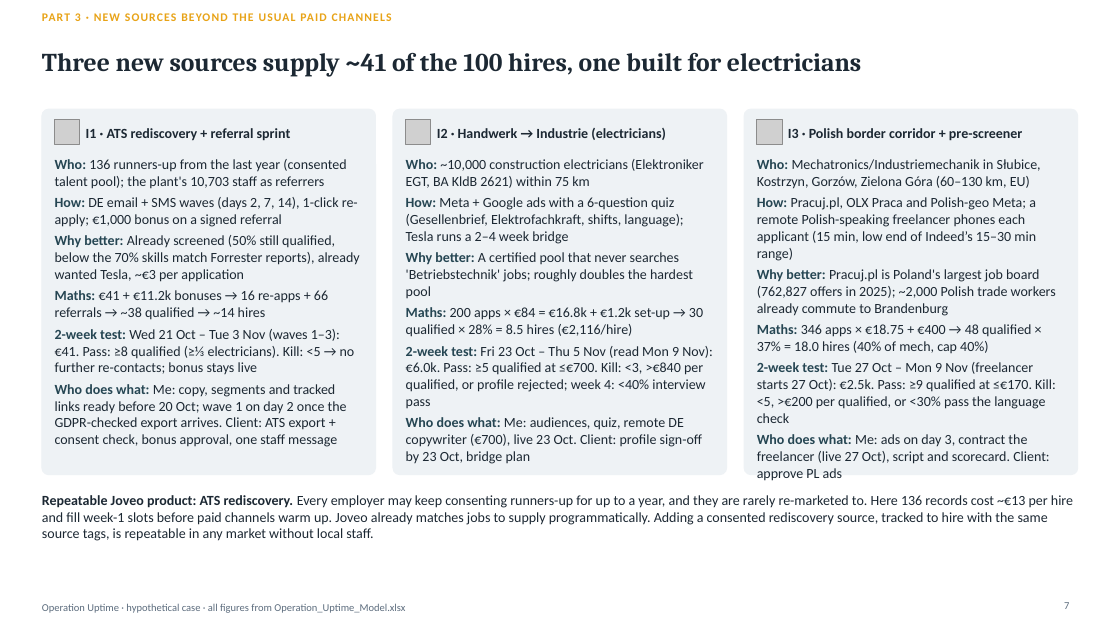
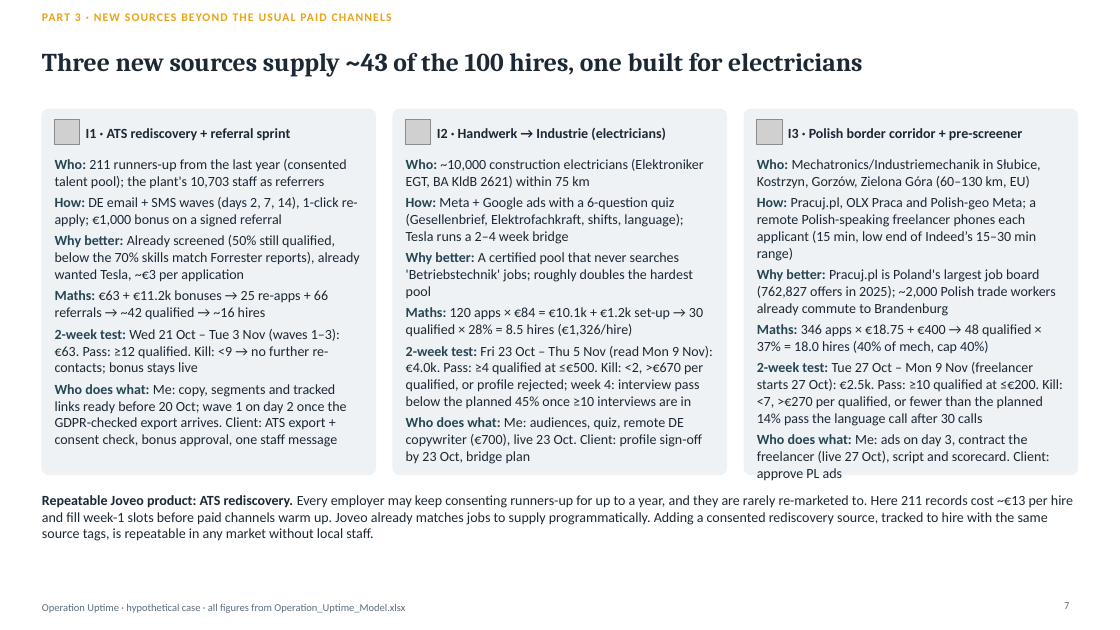
Before and after one commit to Anurag160596/haystack, a slide deck: slide 7 of operation_uptime/Operation_Uptime_Deck.pptx. Drawn at 1120x630 pixels with LibreOffice and Linux fonts; fonts in the diff are those of the drawing; grey boxes stand for pictures. Boxes give left, top, right and bottom in pixels: in the first picture for what was removed or moved away, otherwise in the second. Text is boxed around its words. In the diff, an @@ line names an element or a change of style, - is before the commit and + after.

```diff
--- a/operation_uptime/Operation_Uptime_Deck.pptx
+++ b/operation_uptime/Operation_Uptime_Deck.pptx
@@ title at (42, 53, 862, 76): text changed @@
-Three new sources supply ~41 of the 100 hires, one built for electricians
+Three new sources supply ~43 of the 100 hires, one built for electricians
@@ text at (55, 159, 346, 189): text changed @@
-Who: 136 runners-up from the last year (consented talent pool); the plant's 10,703 staff as referrers
+Who: 211 runners-up from the last year (consented talent pool); the plant's 10,703 staff as referrers
@@ text at (55, 290, 340, 375): text changed @@
-Maths: €41 + €11.2k bonuses → 16 re-apps + 66 referrals → ~38 qualified → ~14 hires
-2-week test: Wed 21 Oct – Tue 3 Nov (waves 1–3): €41. Pass: ≥8 qualified (≥⅓ electricians). Kill: <5 → no further re-contacts; bonus stays live
+Maths: €63 + €11.2k bonuses → 25 re-apps + 66 referrals → ~42 qualified → ~16 hires
+2-week test: Wed 21 Oct – Tue 3 Nov (waves 1–3): €63. Pass: ≥12 qualified. Kill: <9 → no further re-contacts; bonus stays live
@@ text at (406, 307, 713, 408): text changed @@
-Maths: 200 apps × €84 = €16.8k + €1.2k set-up → 30 qualified × 28% = 8.5 hires (€2,116/hire)
-2-week test: Fri 23 Oct – Thu 5 Nov (read Mon 9 Nov): €6.0k. Pass: ≥5 qualified at ≤€700. Kill: <3, >€840 per qualified, or profile rejected; week 4: <40% interview pass
+Maths: 120 apps × €84 = €10.1k + €1.2k set-up → 30 qualified × 28% = 8.5 hires (€1,326/hire)
+2-week test: Fri 23 Oct – Thu 5 Nov (read Mon 9 Nov): €4.0k. Pass: ≥4 qualified at ≤€500. Kill: <2, >€670 per qualified, or profile rejected; week 4: interview pass below the planned 45% once ≥10 interviews are in
@@ text at (757, 362, 1063, 426): text changed @@
-2-week test: Tue 27 Oct – Mon 9 Nov (freelancer starts 27 Oct): €2.5k. Pass: ≥9 qualified at ≤€170. Kill: <5, >€200 per qualified, or <30% pass the language check
+2-week test: Tue 27 Oct – Mon 9 Nov (freelancer starts 27 Oct): €2.5k. Pass: ≥10 qualified at ≤€200. Kill: <7, >€270 per qualified, or fewer than the planned 14% pass the language call after 30 calls
@@ text at (42, 495, 1073, 541): text changed @@
-Repeatable Joveo product: ATS rediscovery. Every employer may keep consenting runners-up for up to a year, and they are rarely re-marketed to. Here 136 records cost ~€13 per hire and fill week-1 slots before paid channels warm up. Joveo already matches jobs to supply programmatically. Adding a consented rediscovery source, tracked to hire with the same source tags, is repeatable in any market without local staff.
+Repeatable Joveo product: ATS rediscovery. Every employer may keep consenting runners-up for up to a year, and they are rarely re-marketed to. Here 211 records cost ~€13 per hire and fill week-1 slots before paid channels warm up. Joveo already matches jobs to supply programmatically. Adding a consented rediscovery source, tracked to hire with the same source tags, is repeatable in any market without local staff.
```
Also in this commit, not shown: 7 other slides changed, 8 other files.
